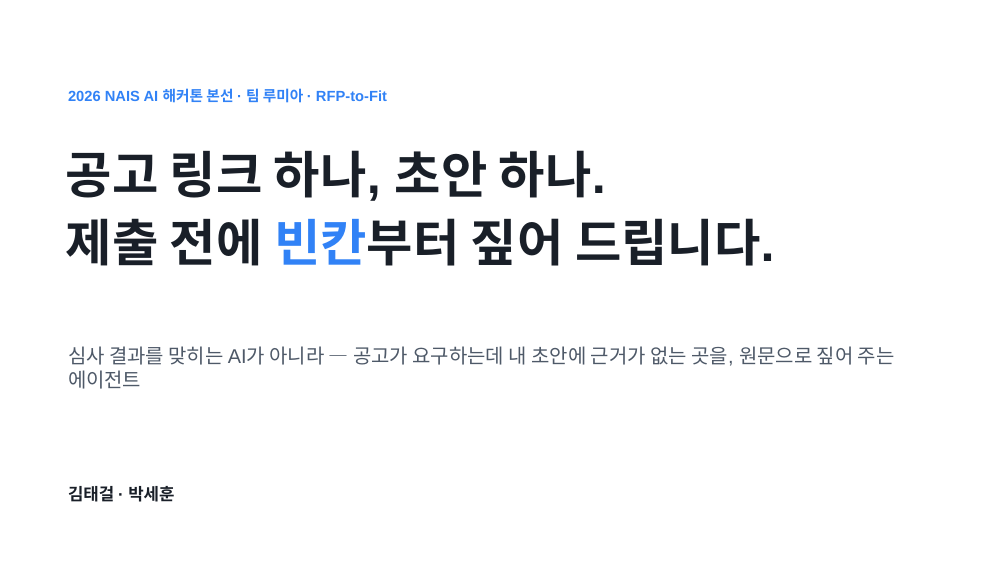
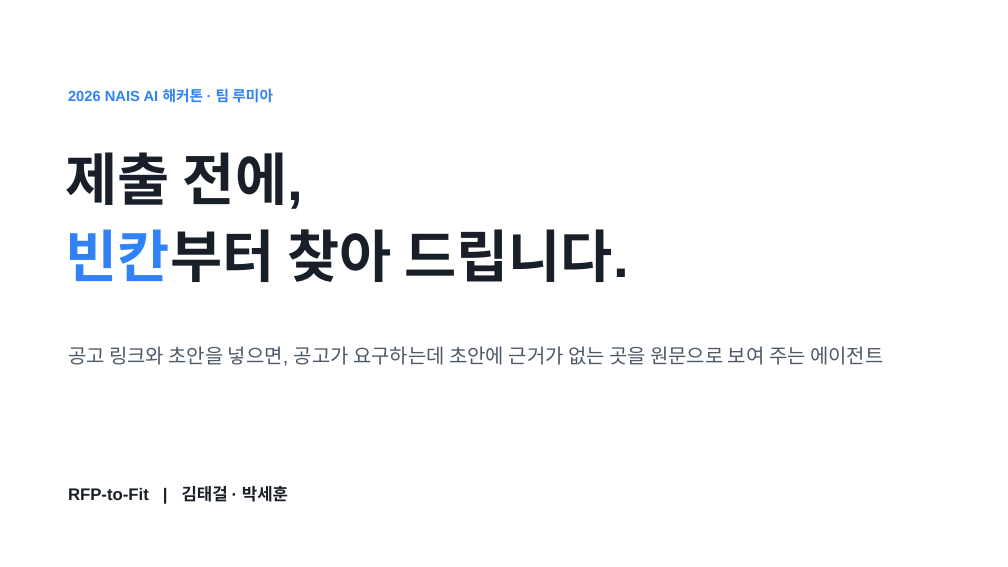
Before and after one commit to Ryugi62/rfp-to-fit, a slide deck: slide 1 of deliver/deck/RFP-to-Fit_루미아.pptx. Drawn at 1008x567 pixels with LibreOffice and Linux fonts; fonts in the diff are those of the drawing. Boxes give left, top, right and bottom in pixels: in the first picture for what was removed or moved away, otherwise in the second. Text is boxed around its words. In the diff, an @@ line names an element or a change of style, - is before the commit and + after.

```diff
--- a/deliver/deck/RFP-to-Fit_루미아.pptx
+++ b/deliver/deck/RFP-to-Fit_루미아.pptx
@@ text at box(68, 88, 273, 103): text changed @@
-2026 NAIS AI 해커톤 본선 · 팀 루미아 · RFP-to-Fit
+2026 NAIS AI 해커톤 · 팀 루미아
@@ text at box(66, 152, 628, 282): text changed; size 48 to 54 pt @@
-공고 링크 하나, 초안 하나.
-제출 전에 빈칸부터 짚어 드립니다.
+제출 전에,
+빈칸부터 찾아 드립니다.
@@ text at box(68, 346, 883, 366): text changed @@
-심사 결과를 맞히는 AI가 아니라 — 공고가 요구하는데 내 초안에 근거가 없는 곳을, 원문으로 짚어 주는 에이전트
+공고 링크와 초안을 넣으면, 공고가 요구하는데 초안에 근거가 없는 곳을 원문으로 보여 주는 에이전트
@@ text at box(68, 486, 288, 502): text changed @@
-김태걸 · 박세훈
+RFP-to-Fit | 김태걸 · 박세훈
```
Also in this commit, not shown: 11 other slides changed, 1 slide added, 1 slide removed, 23 other files.
